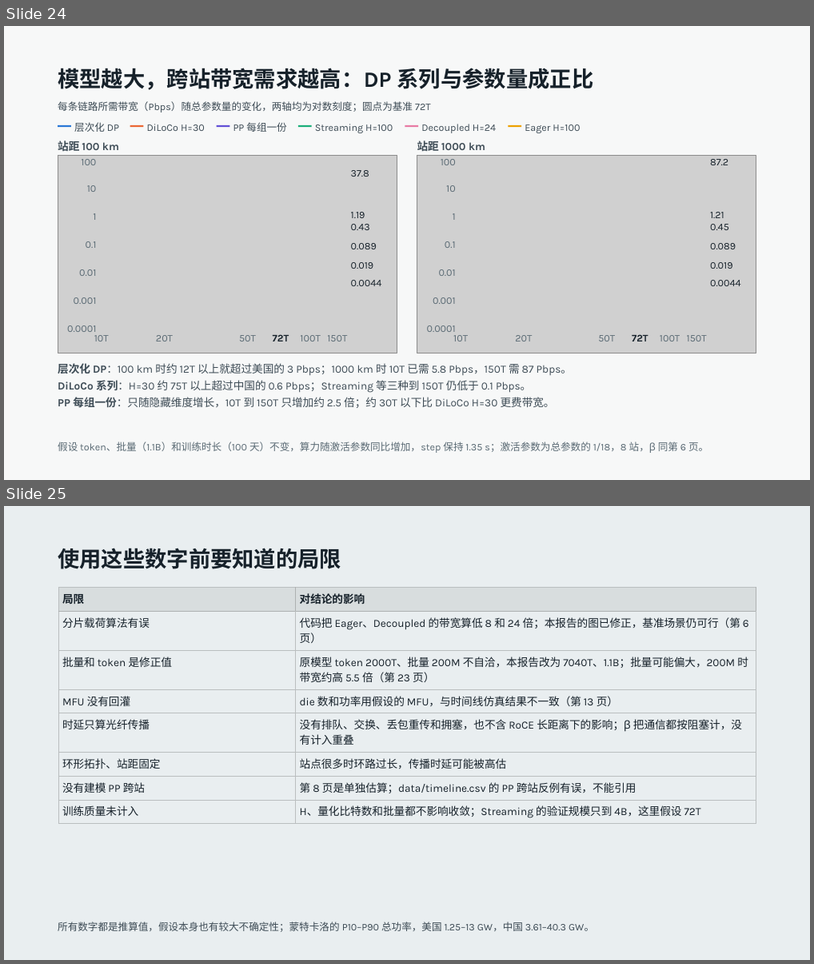
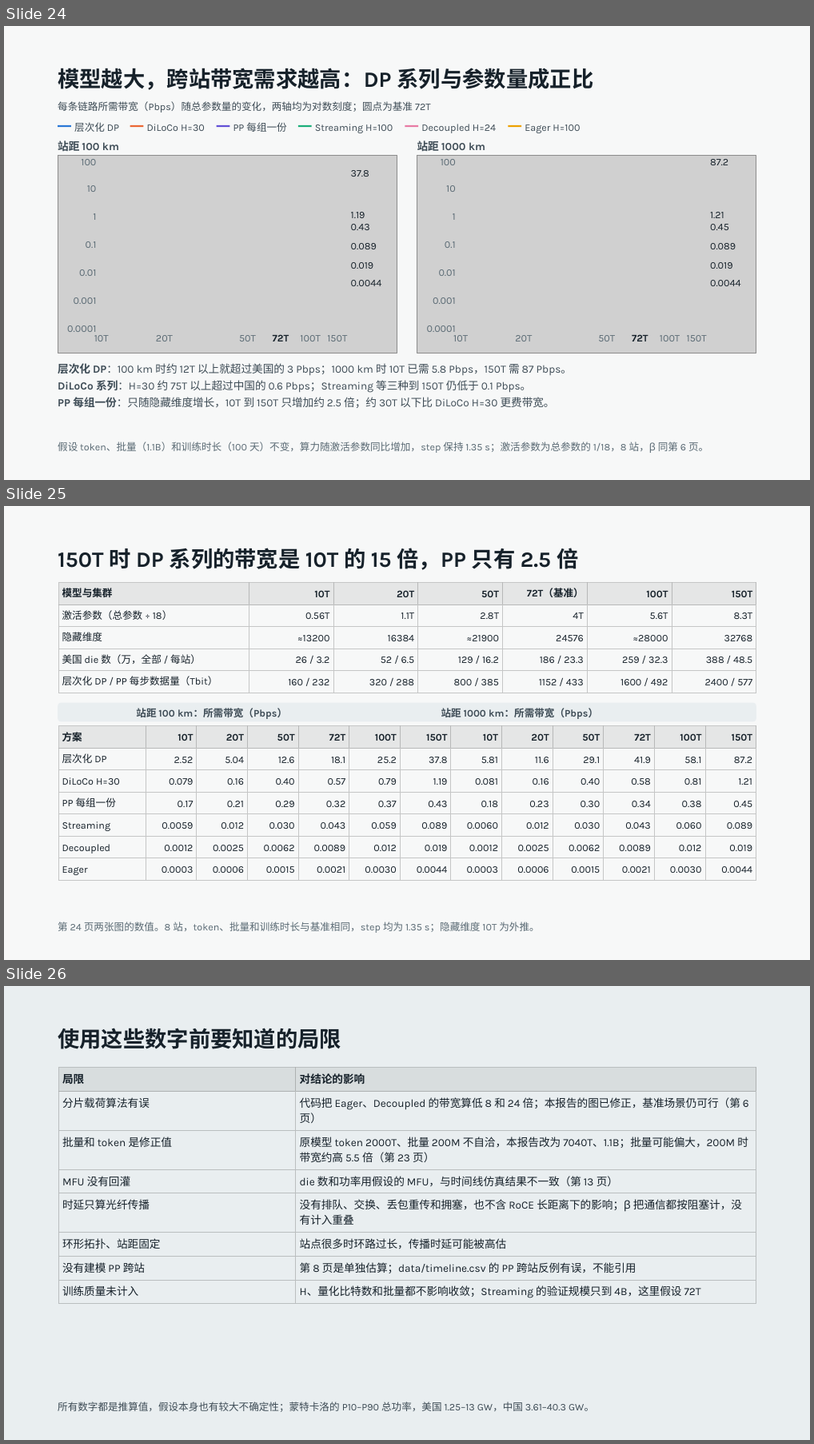
Before and after one commit to LuisXinYe/Transfer-Repo, a slide deck: 2030 跨站带宽与时延分析 (3).pptx. Shown one above the other, each under a label of ours: slides 24 and 25 before the commit, slides 24, 25 and 26 after it. The pictures are 814x964 and 814x1444 pixels, drawn with LibreOffice and Linux fonts; fonts in the diff are those of the drawing; grey boxes stand for pictures. Boxes give left, top, right and bottom in pixels: in the first picture for what was removed or moved away, otherwise in the second. Text is boxed around its words. In the diff, an @@ line names an element or a change of style, - is before the commit and + after.

```diff
--- a/2030 跨站带宽与时延分析 (3).pptx
+++ b/2030 跨站带宽与时延分析 (3).pptx
@@ slide 25 added at [4,506,810,960], background #F7F8F8 @@
@@ title added at [58,548,578,570], 26 pt, text #16212A, bold @@
+150T 时 DP 系列的带宽是 10T 的 15 倍，PP 只有 2.5 倍
@@ table added at [58,582,757,692], 5 rows, 7 columns @@
+模型与集群 | 10T | 20T | 50T | 72T（基准） | 100T | 150T
+激活参数（总参数 ÷ 18） | 0.56T | 1.1T | 2.8T | 4T | 5.6T | 8.3T
+隐藏维度 | ≈13200 | 16384 | ≈21900 | 24576 | ≈28000 | 32768
+美国 die 数（万，全部 / 每站） | 26 / 3.2 | 52 / 6.5 | 129 / 16.2 | 186 / 23.3 | 259 / 32.3 | 388 / 48.5
+层次化 DP / PP 每步数据量（Tbit） | 160 / 232 | 320 / 288 | 800 / 385 | 1152 / 433 | 1600 / 492 | 2400 / 577
@@ rounded rectangle added at [58,703,757,722], fill #E9EEF0 @@
@@ text added at [136,708,287,719], 12 pt, text #3E4C56, bold @@
+站距 100 km：所需带宽（Pbps）
@@ text added at [442,708,598,719], 12 pt, text #3E4C56, bold @@
+站距 1000 km：所需带宽（Pbps）
@@ table added at [58,725,755,880], 7 rows, 13 columns @@
+方案 | 10T | 20T | 50T | 72T | 100T | 150T | 10T | 20T | 50T | 72T | 100T | 150T
+层次化 DP | 2.52 | 5.04 | 12.6 | 18.1 | 25.2 | 37.8 | 5.81 | 11.6 | 29.1 | 41.9 | 58.1 | 87.2
+DiLoCo H=30 | 0.079 | 0.16 | 0.40 | 0.57 | 0.79 | 1.19 | 0.081 | 0.16 | 0.40 | 0.58 | 0.81 | 1.21
+PP 每组一份 | 0.17 | 0.21 | 0.29 | 0.32 | 0.37 | 0.43 | 0.18 | 0.23 | 0.30 | 0.34 | 0.38 | 0.45
+Streaming | 0.0059 | 0.012 | 0.030 | 0.043 | 0.059 | 0.089 | 0.0060 | 0.012 | 0.030 | 0.043 | 0.060 | 0.089
+Decoupled | 0.0012 | 0.0025 | 0.0062 | 0.0089 | 0.012 | 0.019 | 0.0012 | 0.0025 | 0.0062 | 0.0089 | 0.012 | 0.019
+Eager | 0.0003 | 0.0006 | 0.0015 | 0.0021 | 0.0030 | 0.0044 | 0.0003 | 0.0006 | 0.0015 | 0.0021 | 0.0030 | 0.0044
@@ text added at [58,921,539,932], 12 pt, text #5A6A74 @@
+第 24 页两张图的数值。8 站，token、批量和训练时长与基准相同，step 均为 1.35 s；隐藏维度 10T 为外推。
@@ what was slide 25 is now slide 26 @@
```
Also in this commit, not shown: 1 slide changed.
